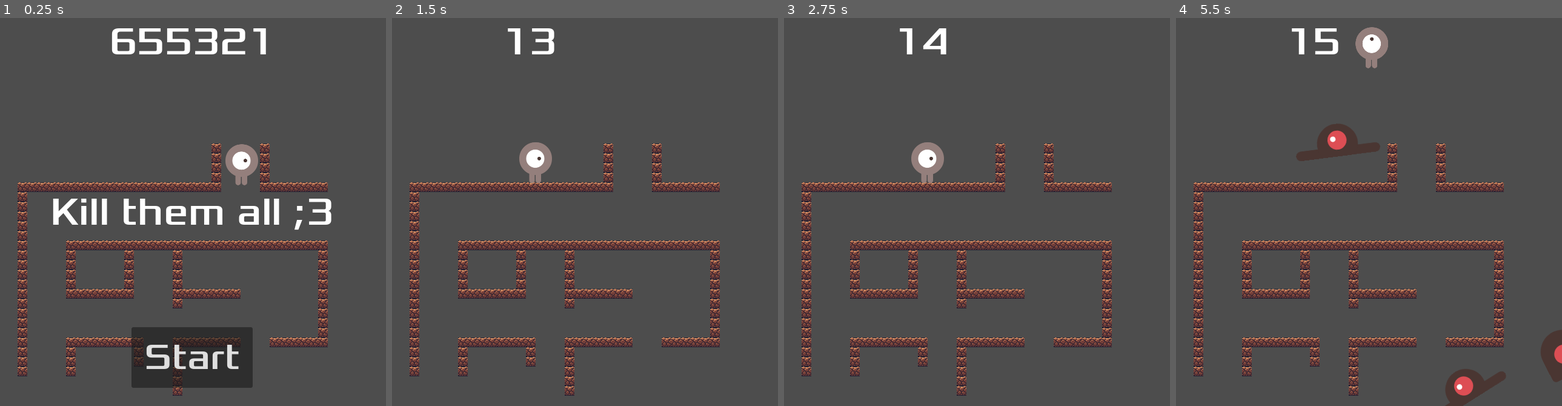
Above: before the commit, frames 1-4 (left to right).
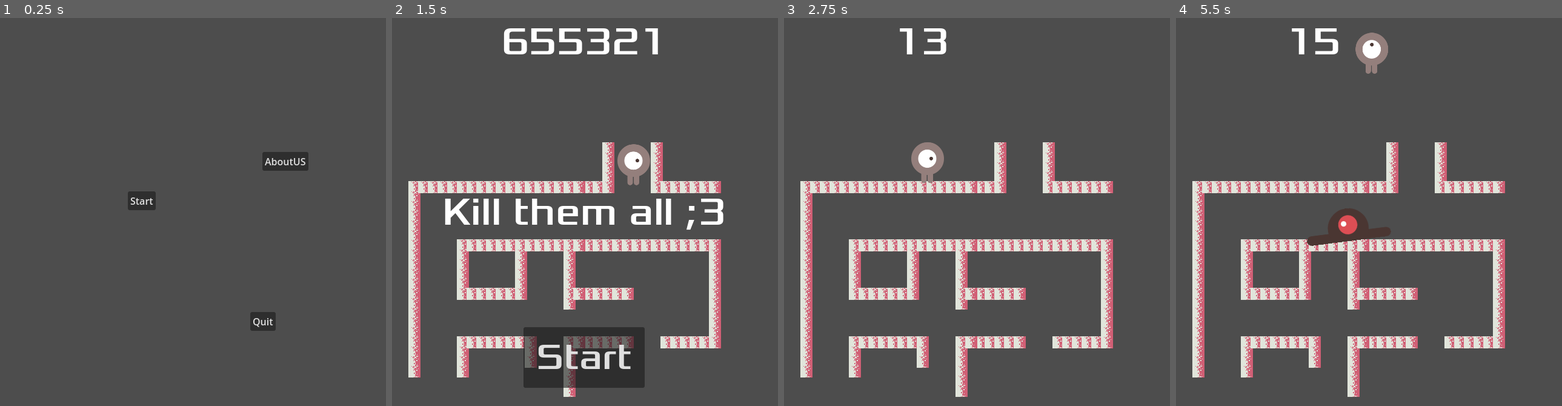
Above: after the commit, the same moments.

Repository: JudasLilith/TSA-Project
Game: Godot game, scene res://title_screen.tscn
The game is run twice, just before and just after one commit, with the same random seed, the same clock (stepped at 60 frames per second) and the same inputs. Before the commit the project starts from res://main.tscn.
Inputs (mouse positions are in pixels of both pictures, inside the frame that each line leads up to):
- Up to frame 1 (0.25 s): no input
- Up to frame 2 (1.5 s): click (677, 161) at 0.5 s, where only the run after the commit has a clickable "AboutUS"; click "Start" at 1.25 s
- Up to frame 3 (2.75 s): click (977, 359) at 2 s, where only the run after the commit has a clickable "Start"
- Up to frame 4 (5.5 s): tap Enter at 2.75 s; hold Right (move_right) 2.78-3.53 s; hold Down (move_down) 3.53-4.28 s; hold Right (move_right) 4.28-5.03 s; hold Up (move_up) from 5.03 s (still down)

The runs differ from the first frame. In frame 1, 18% of the frame differs, in the area x 4-86%, y 2-98%; in frame 2, 19%; in frame 3, 12%; in frame 4, 15%.

Commit message:
Okay so made a new branch, I now have a title screen to work on

Diff:
--- a/main.tscn
+++ b/main.tscn
@@ -3,8 +3,8 @@
 [ext_resource type="Script" uid="uid://cljo0h54ukqrs" path="res://main.gd" id="1_h2yge"]
 [ext_resource type="PackedScene" uid="uid://c1twr2i6iwxt8" path="res://mob.tscn" id="2_1bvp3"]
 [ext_resource type="PackedScene" uid="uid://dvewtmm6d837k" path="res://hud.tscn" id="4_1bvp3"]
+[ext_resource type="Texture2D" uid="uid://cvikc1cen6wki" path="res://art/Pac blood 2.png" id="4_lquwl"]
 [ext_resource type="PackedScene" uid="uid://cttxjxji4hfc2" path="res://player2.tscn" id="5_7mycd"]
-[ext_resource type="Texture2D" uid="uid://cj5tjyu8xs4ok" path="res://art/spelunky_shop.png" id="5_lquwl"]
 
 [sub_resource type="Curve2D" id="Curve2D_7mycd"]
 _data = {
@@ -16,7 +16,8 @@
 size = Vector2(10, 640)
 
 [sub_resource type="TileSetAtlasSource" id="TileSetAtlasSource_7mycd"]
-texture = ExtResource("5_lquwl")
+texture = ExtResource("4_lquwl")
+texture_region_size = Vector2i(20, 20)
 0:0/0 = 0
 1:0/0 = 0
 2:0/0 = 0
@@ -38,6 +39,13 @@
 1:4/0 = 0
 2:4/0 = 0
 3:4/0 = 0
+4:0/0 = 0
+4:1/0 = 0
+5:1/0 = 0
+4:2/0 = 0
+5:2/0 = 0
+4:3/0 = 0
+4:4/0 = 0
 
 [sub_resource type="TileSet" id="TileSet_272bh"]
 physics_layer_0/collision_layer = 2
@@ -108,6 +116,8 @@
 position = Vector2(0, -1)
 tile_map_data = PackedByteArray("AAAHABcAAAACAAIAAAAIABcAAAACAAIAAAAJABcAAAACAAIAAAAKABcAAAACAAIAAAALABcAAAACAAIAAAAMAB …(2304 unchanged characters)…
 tile_set = SubResource("TileSet_272bh")
+rendering_quadrant_size = 20
+physics_quadrant_size = 20
 
 [node name="player" parent="." instance=ExtResource("5_7mycd")]
 position = Vector2(402, 242)
--- a/project.godot
+++ b/project.godot
@@ -11,7 +11,7 @@
 [application]
 
 config/name="Pac-Blood"
-run/main_scene="uid://cqow47bch5ocs"
+run/main_scene="res://title_screen.tscn"
 config/features=PackedStringArray("4.5", "Forward Plus")
 config/icon="res://icon.svg"
 
--- /dev/null
+++ b/title_screen.gd
@@ -0,0 +1,18 @@
+extends Node2D
+
+
+# Called when the node enters the scene tree for the first time.
+func _ready() -> void:
+	pass # Replace with function body.
+
+
+
+func _on_start_button_pressed() -> void:
+	get_tree().change_scene_to_file("res://main.tscn")
+
+func _on_about_us_button_pressed() -> void:
+	pass
+
+
+func _on_quit_button_pressed() -> void:
+	get_tree().quit()
--- /dev/null
+++ b/title_screen.tscn
@@ -0,0 +1,42 @@
+[gd_scene load_steps=2 format=3 uid="uid://c2fqrjptlpuvc"]
+
+[ext_resource type="Script" uid="uid://cdapeuix7et0i" path="res://title_screen.gd" id="1_v6p8y"]
+
+[node name="TitleScreen" type="Node2D"]
+script = ExtResource("1_v6p8y")
+
+[node name="Control" type="Control" parent="."]
+layout_mode = 3
+anchors_preset = 0
+offset_right = 40.0
+offset_bottom = 40.0
+
+[node name="StartButton" type="Button" parent="Control"]
+layout_mode = 0
+offset_left = 214.0
+offset_top = 286.0
+offset_right = 260.0
+offset_bottom = 317.0
+text = "Start"
+
+[node name="AboutUsButton" type="Button" parent="Control"]
+layout_mode = 0
+offset_left = 436.0
+offset_top = 221.0
+offset_right = 512.0
+offset_bottom = 252.0
+text = "AboutUS
+"
+
+[node name="QuitButton" type="Button" parent="Control"]
+layout_mode = 0
+offset_left = 416.0
+offset_top = 485.0
+offset_right = 458.0
+offset_bottom = 516.0
+text = "Quit
+"
+
+[connection signal="pressed" from="Control/StartButton" to="." method="_on_start_button_pressed"]
+[connection signal="pressed" from="Control/AboutUsButton" to="." method="_on_about_us_button_pressed"]
+[connection signal="pressed" from="Control/QuitButton" to="." method="_on_quit_button_pressed"]
Not shown, added: art/Pac blood 2.png.import
Not shown, added: art/Pac blood.png.import
Not shown, added: title_screen.gd.uid
